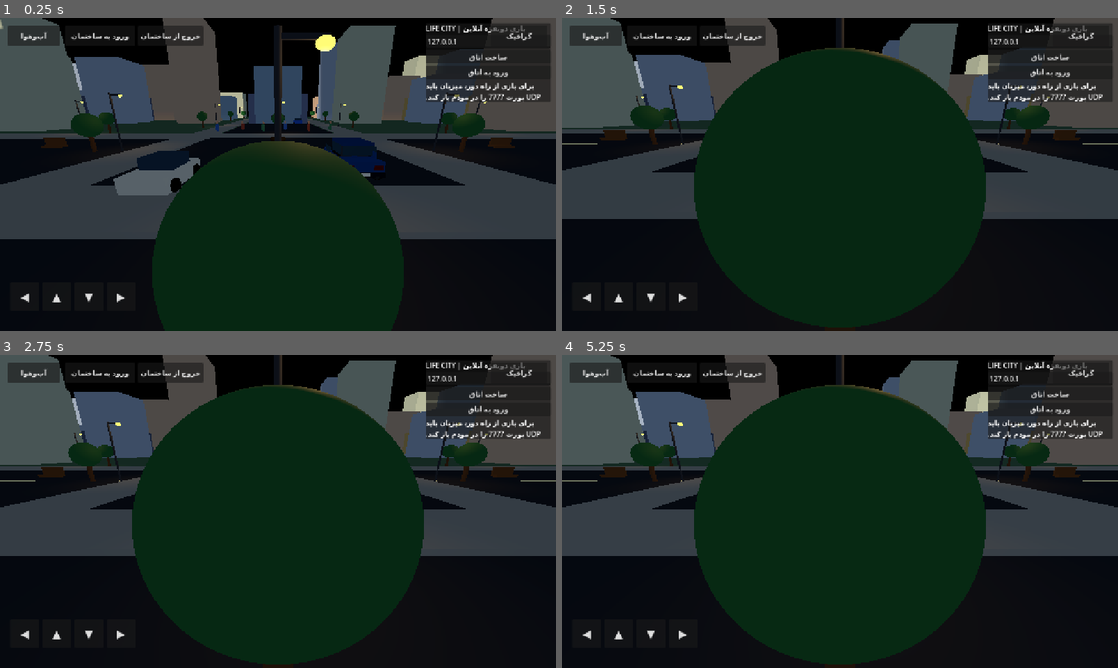
Above: before the commit, frames 1-4 (two rows, left to right).
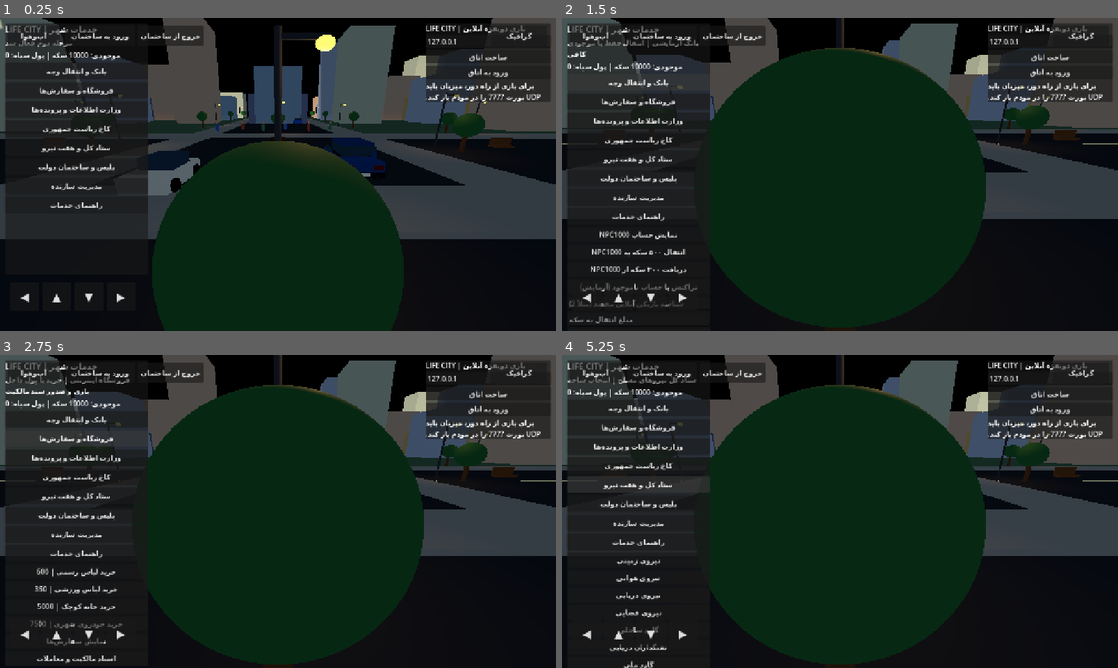
Above: after the commit, the same moments.

Repository: LifeCity2026Game/CITY
Game: Godot game, scene res://scenes/main.tscn
Same seed, same stepped clock (60 frames per second), same inputs: the game is played once before the commit and once after it.
Inputs (mouse positions are in pixels of both pictures, inside the frame that each line leads up to):
- Up to frame 1 (0.25 s): no input
- Up to frame 2 (1.5 s): click (639, 71) at 0.5 s, where only the run after the commit has a clickable "بانک و انتقال وجه"; click (639, 83) at 1.25 s, where only the run after the commit has a clickable "بانک و انتقال وجه"
- Up to frame 3 (2.75 s): click (77, 439) at 2 s, where only the run after the commit has a clickable "فروشگاه و سفارش‌ها"
- Up to frame 4 (5.25 s): click (639, 458) at 2.75 s, where only the run after the commit has a clickable "وزارت اطلاعات و پرونده‌ها"; click (639, 426) at 3.5 s, where only the run after the commit has a clickable "فروشگاه و سفارش‌ها"; click (639, 477) at 4.25 s, where only the run after the commit has a clickable "کاخ ریاست جمهوری"; click (639, 495) at 5 s, where only the run after the commit has a clickable "ستاد کل و هفت نیرو"

The runs differ from the first frame. In frame 1, 11% of the frame differs, in the area x 1-27%, y 1-71%; in frame 2, 12%; in frame 3, 12%; in frame 4, 12%, in the area x 1-27%, y 1-100%.
Error before the commit: Parse Error: Cannot find member "INPUT_MODE_NUMERIC" in base "LineEdit". (res://scripts/city_stage2.gd:164)

Commit message:
Fix numeric keyboard enum for Godot LineEdit

Diff:
--- a/scripts/city_stage2.gd
+++ b/scripts/city_stage2.gd
@@ -161,7 +161,7 @@
 			panel.get_child(0).add_child(transfer_target_input)
 			transfer_amount_input = LineEdit.new()
 			transfer_amount_input.placeholder_text = "مبلغ انتقال به سکه"
-			transfer_amount_input.input_mode = LineEdit.INPUT_MODE_NUMERIC
+			transfer_amount_input.virtual_keyboard_type = LineEdit.KEYBOARD_TYPE_NUMBER
 			panel.get_child(0).add_child(transfer_amount_input)
 			_add_action_button("انتقال وجه به بازیکن آنلاین", "cash_transfer")
 		"cash_transfer":
